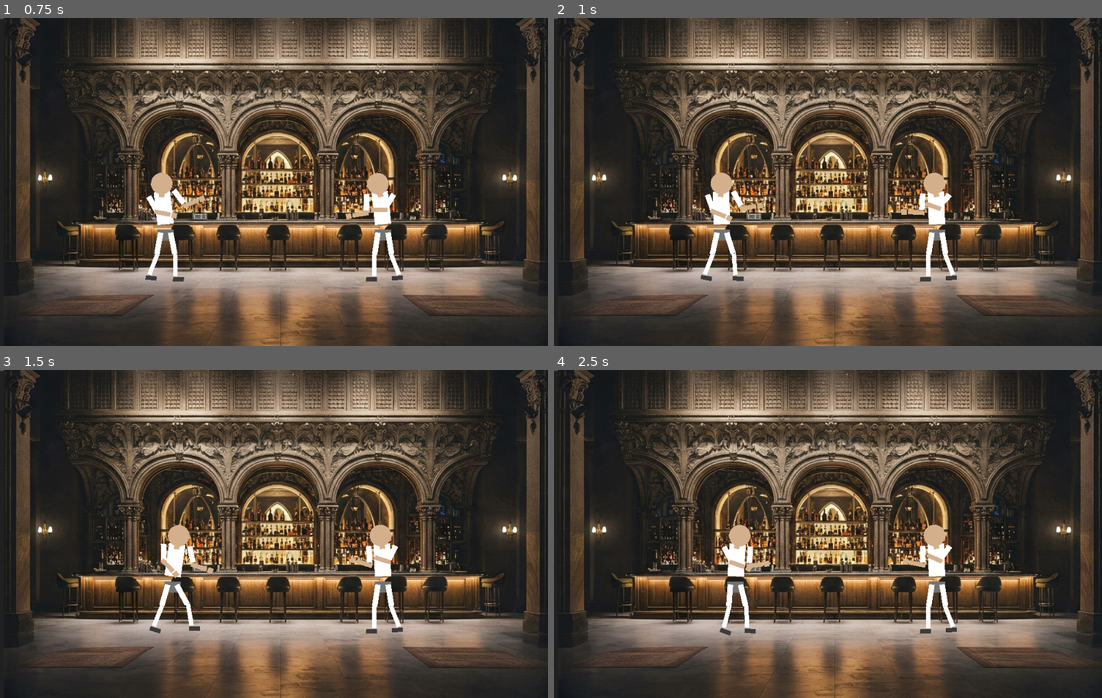
Above: before the commit, frames 1-4 (two rows, left to right).
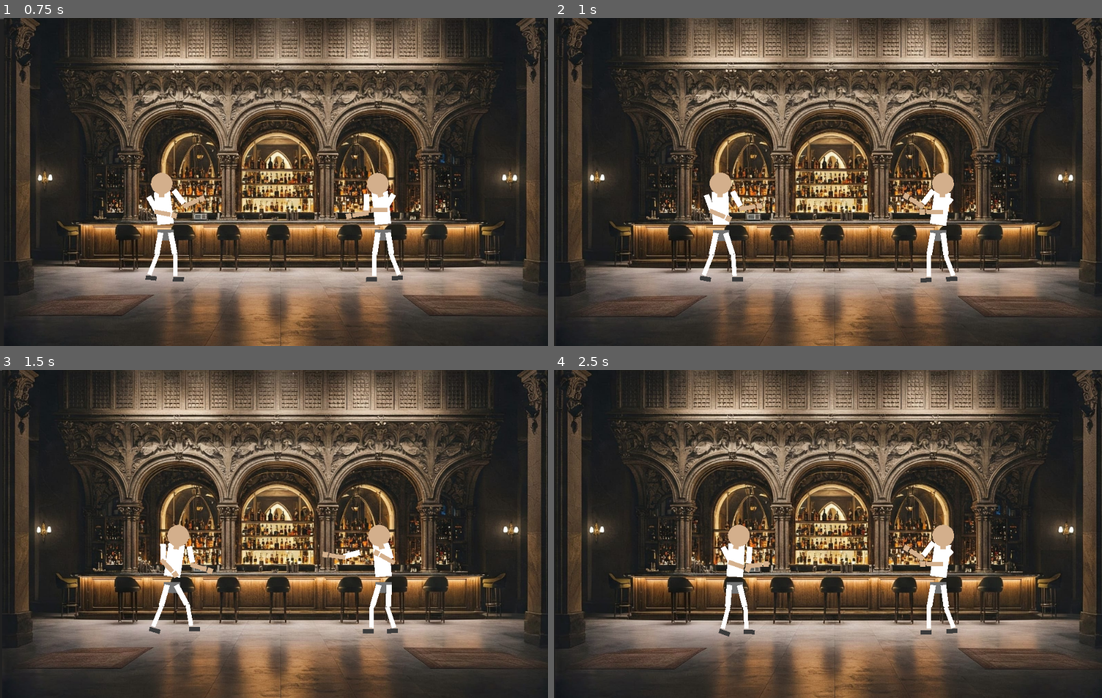
Above: after the commit, the same moments.

Repository: giripriyadarshan/ubc-game
Game: Godot game, scene res://bar.tscn
The game is run twice, just before and just after one commit, with the same random seed, the same clock (stepped at 60 frames per second) and the same inputs.
Inputs:
- Up to frame 1 (0.75 s): hold D (p1_right) from 0.53 s (still down); tap W (p1_attack) at 0.6 s
- Up to frame 2 (1 s): keep holding D (p1_right); tap Up (p2_attack) at 0.8 s
- Up to frame 3 (1.5 s): release D (p1_right) at 1.28 s; hold A (p1_left) from 1.28 s (still down); tap Up (p2_attack) at 1.35 s
- Up to frame 4 (2.5 s): tap W (p1_attack) at 1.55, 2.1 s; release A (p1_left) at 2.03 s; hold D (p1_right) from 2.03 s (still down); tap Up (p2_attack) at 2.3 s

Frame 1 is identical in both runs. In frame 2, 17% of the frame differs, in the area x 0-100%, y 0-100%; in frame 3, 11%; in frame 4, 20%.

Commit message:
punch logic partly written

Diff:
--- a/stickman.tscn
+++ b/stickman.tscn
@@ -3823,7 +3823,7 @@
 rest = Transform2D(0.828198, 0.560436, -0.560436, 0.828198, -9.99973, 0.000244141)
 
 [node name="UpperArmSpriteL" type="Polygon2D" parent="CharacterBody2D/Skeleton2D/Hip/Torso/ShoulderL/UpperArmL"]
-rotation = -1.22627e-05
+rotation = -1.22925e-05
 scale = Vector2(1.00129, 1.00129)
 color = Color(0.356863, 0.356863, 0.356863, 1)
 offset = Vector2(0.478455, 2.61433)
@@ -3855,7 +3855,7 @@
 rest = Transform2D(1, 0, 0, 1, 0, 30)
 
 [node name="HandSpriteL" type="Polygon2D" parent="CharacterBody2D/Skeleton2D/Hip/Torso/ShoulderL/UpperArmL/ForearmL/HandL"]
-rotation = 3.02675e-05
+rotation = 3.02562e-05
 scale = Vector2(0.996571, 0.996571)
 color = Color(0.827451, 0.686275, 0.54902, 1)
 polygon = PackedVector2Array(-5, -3, 5, -3, 5, 7, -5, 7)
@@ -3878,7 +3878,7 @@
 rest = Transform2D(1, 1.74846e-07, -1.74846e-07, 1, 10.0005, -0.00012207)
 
 [node name="UpperArmSpriteR" type="Polygon2D" parent="CharacterBody2D/Skeleton2D/Hip/Torso/ShoulderR/UpperArmR"]
-rotation = 2.96197e-05
+rotation = 2.96495e-05
 scale = Vector2(1.00013, 1.00013)
 color = Color(0.356863, 0.356863, 0.356863, 1)
 offset = Vector2(-0.289734, -0.270401)
@@ -3943,7 +3943,7 @@
 rest = Transform2D(0.999976, 0.000229388, -0.000229388, 0.999976, -0.00765991, 40.0044)
 
 [node name="LowerLegSpriteL" type="Polygon2D" parent="CharacterBody2D/Skeleton2D/Hip/ThighL/LowerLegL"]
-rotation = -8.94869e-05
+rotation = -8.95463e-05
 scale = Vector2(1.00144, 1.00144)
 color = Color(0.356863, 0.356863, 0.356863, 1)
 polygon = PackedVector2Array(-4, -5, 4, -5, 4, 35, -4, 35)
@@ -3959,7 +3959,7 @@
 rest = Transform2D(1, 0, 0, 1, 0, 40)
 
 [node name="FootSpriteL" type="Polygon2D" parent="CharacterBody2D/Skeleton2D/Hip/ThighL/LowerLegL/FootL"]
-rotation = -5.27108e-05
+rotation = -5.27109e-05
 scale = Vector2(1.00131, 1.00131)
 color = Color(0.231373, 0.231373, 0.231373, 1)
 polygon = PackedVector2Array(-5, -3, 15, -3, 15, 5, -5, 5)
@@ -3992,8 +3992,8 @@
 rest = Transform2D(1, 0, 0, 1, 0, 40)
 
 [node name="LowerLegSpriteR" type="Polygon2D" parent="CharacterBody2D/Skeleton2D/Hip/ThighR/LowerLegR"]
-rotation = -1.67645e-05
-scale = Vector2(0.997679, 0.997679)
+rotation = -1.67142e-05
+scale = Vector2(0.995973, 0.995973)
 color = Color(0.356863, 0.356863, 0.356863, 1)
 polygon = PackedVector2Array(-4, -5, 4, -5, 4, 35, -4, 35)
 
@@ -4008,7 +4008,7 @@
 rest = Transform2D(1, 0, 0, 1, 0, 40)
 
 [node name="FootSpriteR" type="Polygon2D" parent="CharacterBody2D/Skeleton2D/Hip/ThighR/LowerLegR/FootR"]
-rotation = -1.7403e-05
+rotation = -1.73956e-05
 scale = Vector2(1.00052, 1.00052)
 color = Color(0.231373, 0.231373, 0.231373, 1)
 polygon = PackedVector2Array(-5, -3, 15, -3, 15, 5, -5, 5)
--- a/stickman_character.gd
+++ b/stickman_character.gd
@@ -11,6 +11,8 @@
 const MAX_ENDURANCE_SPENT: int = 50 # 25 for a regular punch, 50 for fist bump (simultaneaus punch)
 const MAX_DAMAGE_DEALT: int = 10
 const ENDURANCE_HEALING_RATE: int = 2 # per second
+const PUNCH_ENDURANCE_COST: int = 25  # Cost to throw a punch
+const PUNCH_COOLDOWN: float = 0.5     # Time between punches
 
 
 # Movement parameters
@@ -28,6 +30,10 @@
 var walk_target_position: Vector2 = Vector2.ZERO
 var walk_progress: float          = 0.0
 var desired_direction: int        = 0
+var can_punch: bool = true
+var is_punching: bool = false
+var punch_timer: float = 0.0
+var stagger_timer: float = 0.0
 @onready var animation_player = $AnimationPlayer
 @onready var hit_box = $hit_area
 @onready var camera = get_tree().get_first_node_in_group("camera")
@@ -43,6 +49,9 @@
 
 	# Apply color to all body parts
 	apply_player_color(player_color)
+
+	$hit_area/knuckle_box.disabled = true
+	$hit_area.body_entered.connect(_on_hit_area_body_entered)
 
 
 
@@ -57,16 +66,33 @@
 	$Skeleton2D/Hip/Torso/ShoulderR/UpperArmR/UpperArmSpriteR.color = color
 
 func _physics_process(delta):
+	if current_endurance < MAX_ENDURANCE:
+		current_endurance = min(current_endurance + ENDURANCE_HEALING_RATE * delta, MAX_ENDURANCE)
+
+	if !can_punch:
+		punch_timer -= delta
+		if punch_timer <= 0:
+			can_punch = true
+
+	if stagger_timer > 0:
+		stagger_timer -= delta
+		return  # Can't do anything while staggered
+
 	# Process inputs based on control set
 	if control_set == "player1":
 		desired_direction = Input.get_axis("p1_left", "p1_right")
+		handle_punch_input(Input.is_action_just_pressed("p1_attack"))
 	else:
 		desired_direction = Input.get_axis("p2_left", "p2_right")
+		handle_punch_input(Input.is_action_just_pressed("p2_attack"))
 
 	if control_set != "player1":
 		hit_box.position.x = -132
 
-	if walk_in_progress:
+	if is_punching:
+		# Currently in punch animation - don't allow movement
+		velocity.x = 0
+	elif walk_in_progress:
 		# Currently in a walk cycle
 		process_walk_cycle(delta)
 	else:
@@ -76,13 +102,15 @@
 		else:
 			# Idle state - no horizontal velocity
 			velocity.x = 0
-			if current_animation != "idle":
+			if current_animation != "idle" and !is_punching:
 				play_animation("idle")
 
 	# Apply movement
 	move_and_slide()
 
-
+func handle_punch_input(is_punch_pressed):
+	if is_punch_pressed and can_punch and !is_punching and !walk_in_progress:
+		throw_punch()
 
 func play_animation(anim_name):
 	animation_player.play(anim_name)
@@ -102,6 +130,39 @@
 	elif (walk_direction < 0 and control_set == "player1") or (walk_direction>0 and control_set != "player1"):
 		play_animation("walk_backwards")
 
+func throw_punch():
+	# Perform punch
+	is_punching = true
+	can_punch = false
+	punch_timer = PUNCH_COOLDOWN
+	current_endurance -= PUNCH_ENDURANCE_COST
+
+	# Play punch animation
+	play_animation("punch1")
+
+	# Enable the knuckle hitbox during punch
+	$hit_area/knuckle_box.disabled = false
+
+	# Add camera effects
+	camera.set_zoom_str(1.01)
+	camera.set_shake_str(Vector2(2, 2))
+
+func take_damage(damage_amount):
+	# Apply damage to health
+	current_health = max(0, current_health - damage_amount)
+
+	## Visual feedback
+	#stagger_timer = 0.3  # Brief stagger effect
+	#play_animation("stagger")
+
+	# Camera effects for hit impact
+	camera.set_zoom_str(1.03)
+	camera.set_shake_str(Vector2(4, 4))
+
+	# Check if knocked out
+	#if current_health <= 0:
+		#play_animation("knockout")
+		# Future: implement knockout logic
 
 func process_walk_cycle(delta):
 	# Get animation length to calculate progress speed
@@ -121,13 +182,37 @@
 	velocity.x = walk_direction * WALK_DISTANCE / anim_length
 
 func _on_animation_finished(anim_name):
-	if (anim_name == "walk" or anim_name == "walk_backwards") and walk_in_progress:
+	if (anim_name == "walk" or anim_name == "walk_backwards"):
 		walk_in_progress = false
 
 		# If player is still holding direction, start a new walk cycle
-		if desired_direction != 0:
-			# Start a new walk cycle
-			start_walk_cycle(desired_direction)
-		else:
+		#if desired_direction != 0:
+			## Start a new walk cycle
+			#start_walk_cycle(desired_direction)
+		#else:
 			# Return to idle
-			play_animation("idle")
+		play_animation("idle")
+	elif anim_name == "punch1":
+		# End punch state
+		is_punching = false
+		$hit_area/knuckle_box.disabled = true
+		play_animation("idle")
+	elif anim_name == "stagger":
+		play_animation("idle")
+
+func _on_hit_area_body_entered(body):
+	# Check if we hit the other player
+	if body is CharacterBody2D and body != self:
+		# Make sure we're in a punch animation and our knuckle box is enabled
+		if is_punching and !$hit_area/knuckle_box.disabled:
+			# Calculate damage (could add random variation)
+			var damage = MAX_DAMAGE_DEALT
+
+			# Apply damage to the other fighter
+			body.take_damage(damage)
+
+			# Disable knuckle box to prevent multiple hits
+			$hit_area/knuckle_box.disabled = true
+
+			# Add extra camera shake on impact
+			camera.set_shake_str(Vector2(5, 5))
